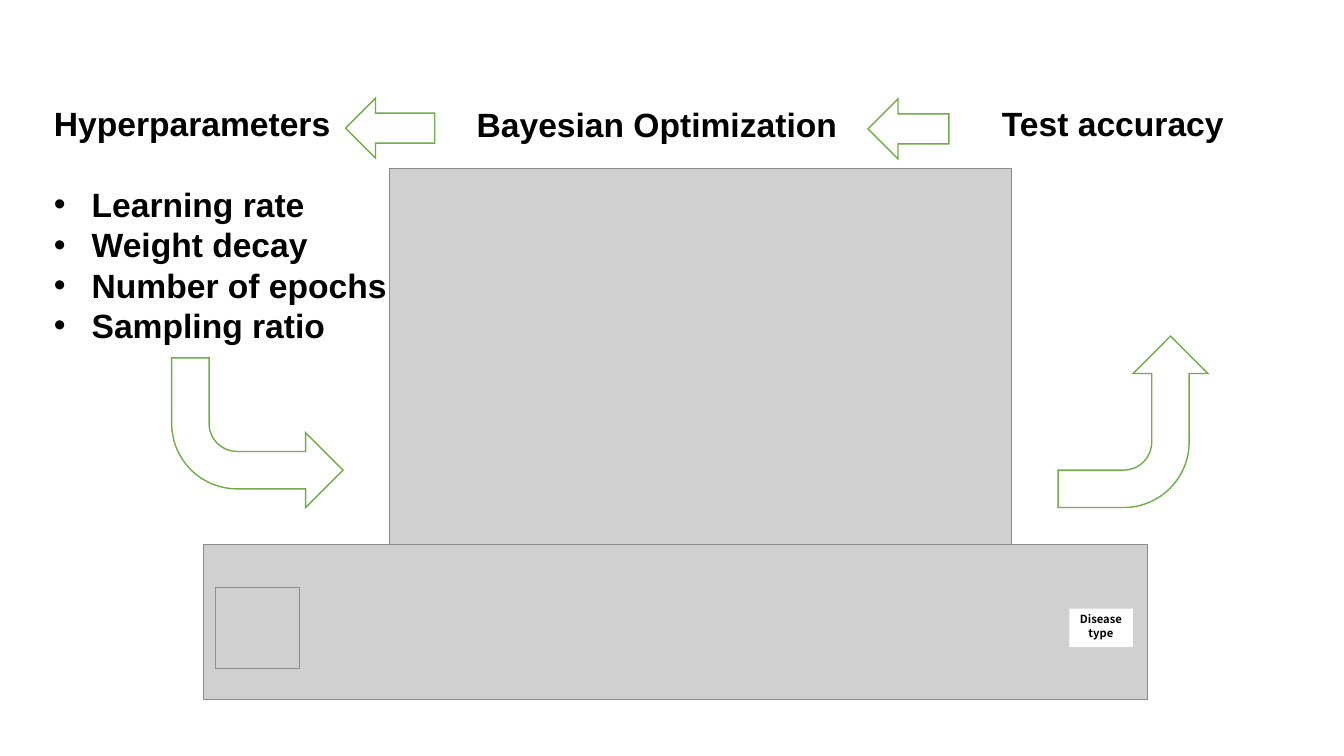
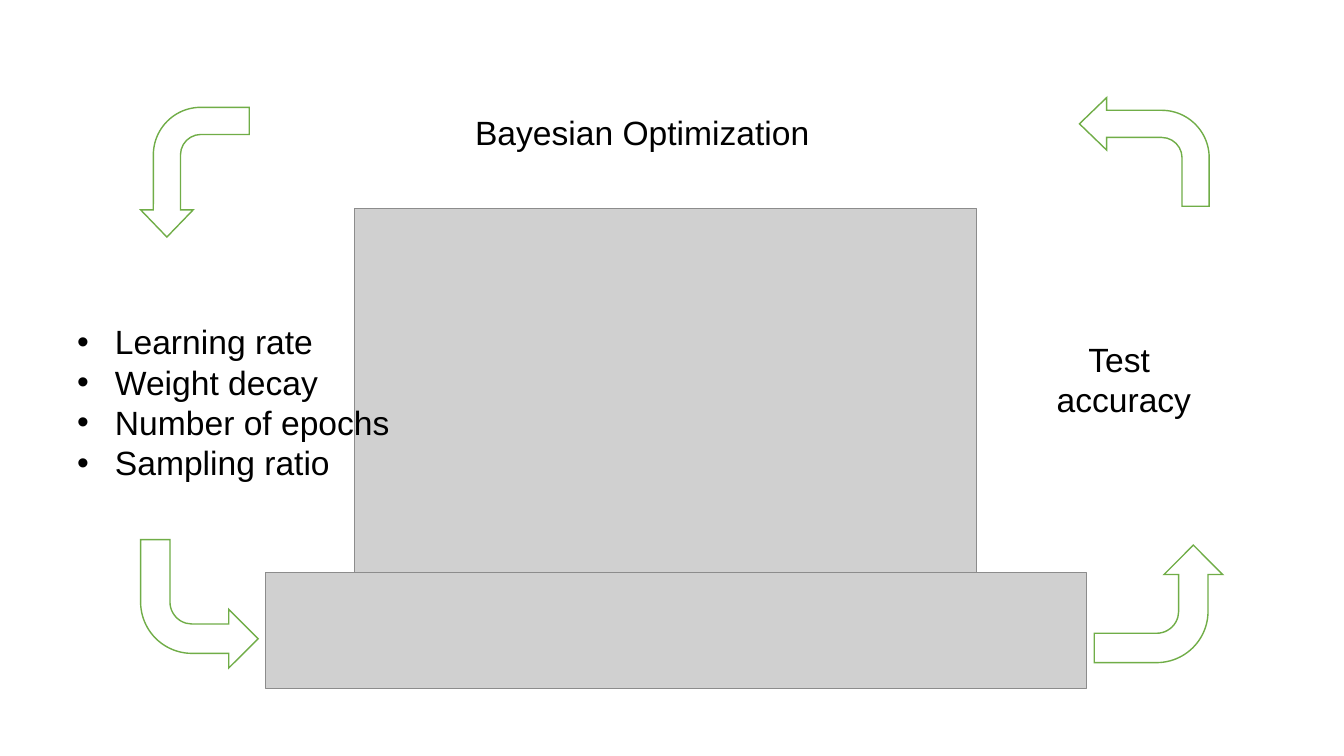
Before and after one commit to yanzhen0923/dl4cvproject, a slide deck: slide 1 of doc/poster/assets/densenet.pptx. Drawn at 1344x756 pixels with LibreOffice and Linux fonts; fonts in the diff are those of the drawing; grey boxes stand for pictures; background and template pictures are left out. Boxes give left, top, right and bottom in pixels: in the first picture for what was removed or moved away, otherwise in the second. Text is boxed around its words. In the diff, an @@ line names an element or a change of style, - is before the commit and + after.

Commit message:
update bayes opt png

```diff
--- a/doc/poster/assets/densenet.pptx
+++ b/doc/poster/assets/densenet.pptx
@@ text at (54,113,330,143): paragraph removed @@
-Hyperparameters
@@ bent arrow added at (141,107,250,237), fill #FFFFFF, outline #70AD47 1 pt @@
@@ right arrow removed at (346,98,435,158) @@
@@ text "Bayesian Optimization": place and size @@
-text "Bayesian Optimization" at (477,112,836,144)
+text "Bayesian Optimization" at (475,120,810,152)
@@ text "Bayesian Optimization" at (475,120,810,152): bold off @@
@@ right arrow removed at (868,99,949,159) @@
@@ bent arrow added at (1080,98,1210,207), fill #FFFFFF, outline #70AD47 1 pt @@
@@ picture: place and size @@
-picture at (390,169,1012,551)
+picture at (355,209,977,574)
@@ text "Learning rate" at (115,329,389,482): bold off @@
@@ text "Learning rate": place and size @@
-text "Learning rate" at (54,113,387,345)
+text "Learning rate" at (115,329,389,482)
@@ text at (1057,349,1191,419): text changed; bold off @@
-Test accuracy
+Test
+accuracy
@@ bent arrow removed at (1058,336,1208,508) @@
@@ bent arrow: place and size @@
-bent arrow at (171,358,343,508)
+bent arrow at (140,539,258,667)
@@ bent arrow added at (1095,544,1223,662), fill #FFFFFF, outline #70AD47 1 pt @@
@@ picture removed at (216,587,299,668) @@
@@ picture: place and size @@
-picture at (204,544,1148,700)
+picture at (266,573,1087,689)
@@ rectangle removed at (1070,609,1133,647) @@
@@ text removed at (1080,614,1122,640) @@
-Disease
-type
```
Also in this commit, not shown: 2 other files.
